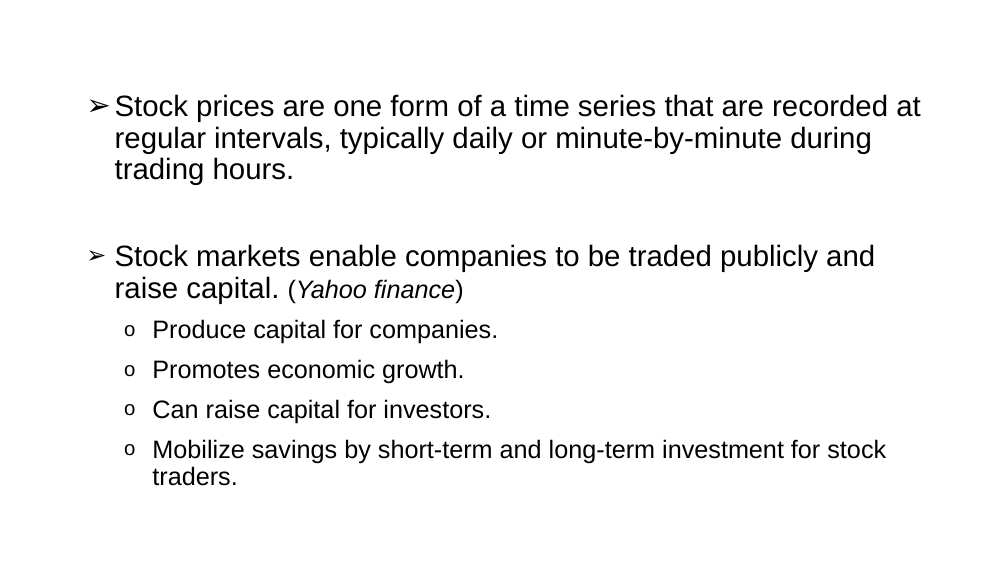
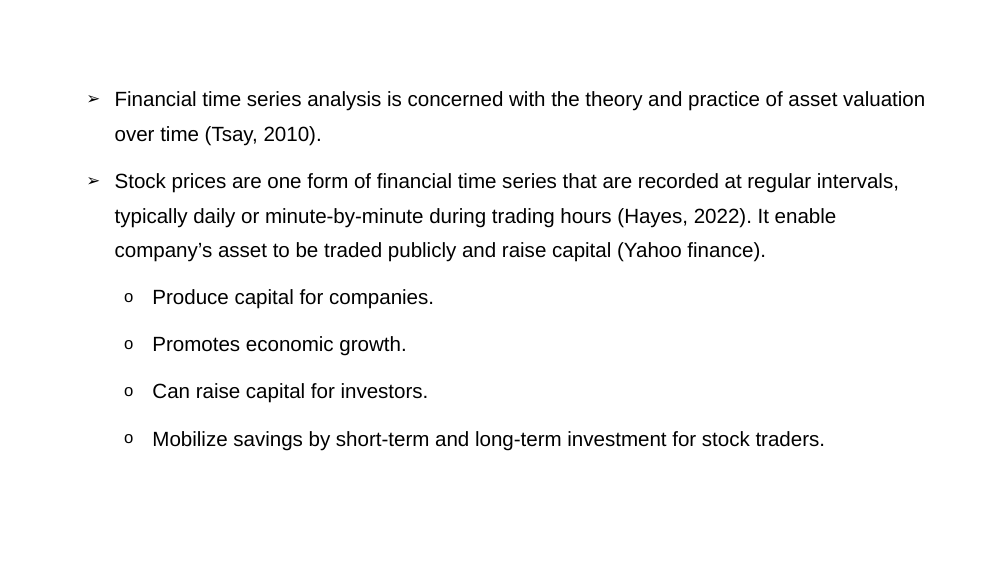
Before and after one commit to j-anne/dissertation-UEL-CN-7000, a slide deck: slide 6 of Thesis_presentation.Unicaf.pptx. Drawn at 1008x567 pixels with LibreOffice and Linux fonts; fonts in the diff are those of the drawing; background and template pictures are left out. Boxes give left, top, right and bottom in pixels: in the first picture for what was removed or moved away, otherwise in the second. Text is boxed around its words. In the diff, an @@ line names an element or a change of style, - is before the commit and + after.

```diff
--- a/Thesis_presentation.Unicaf.pptx
+++ b/Thesis_presentation.Unicaf.pptx
@@ text at box(115, 91, 925, 262): text changed; size 28 to 19.6 pt @@
-➢ Stock prices are one form of a time series that are recorded at regular intervals, typically daily or minute-by-minute during trading hours.
-➢ Stock markets enable companies to be traded publicly and raise capital. (Yahoo finance)
+➢ Financial time series analysis is concerned with the theory and practice of asset valuation over time (Tsay, 2010).
+➢ Stock prices are one form of financial time series that are recorded at regular intervals, typically daily or minute-by-minute during trading hours (Hayes, 2022). It enable company’s asset to be traded publicly and raise capital (Yahoo finance).
@@ text at box(152, 289, 826, 450): size 24 to 19.6 pt in "Produce capital for companies.", "Promotes economic growth.", "Can raise capital for investors.", "Mobilize savings by short-term and long-term investment ..."; line spacing 0.9 to 1.4 @@
```
Also in this commit, not shown: 16 other slides changed, 6 slides added, 2 slides removed.
